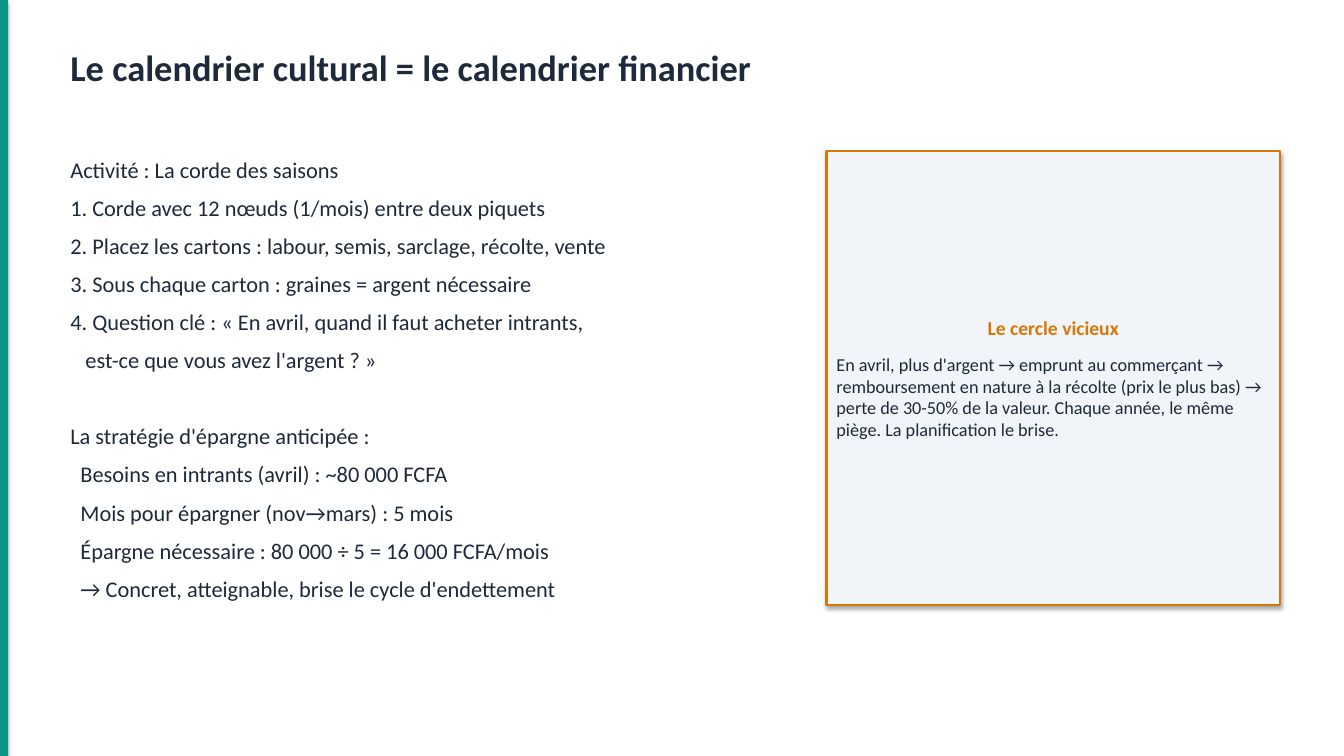
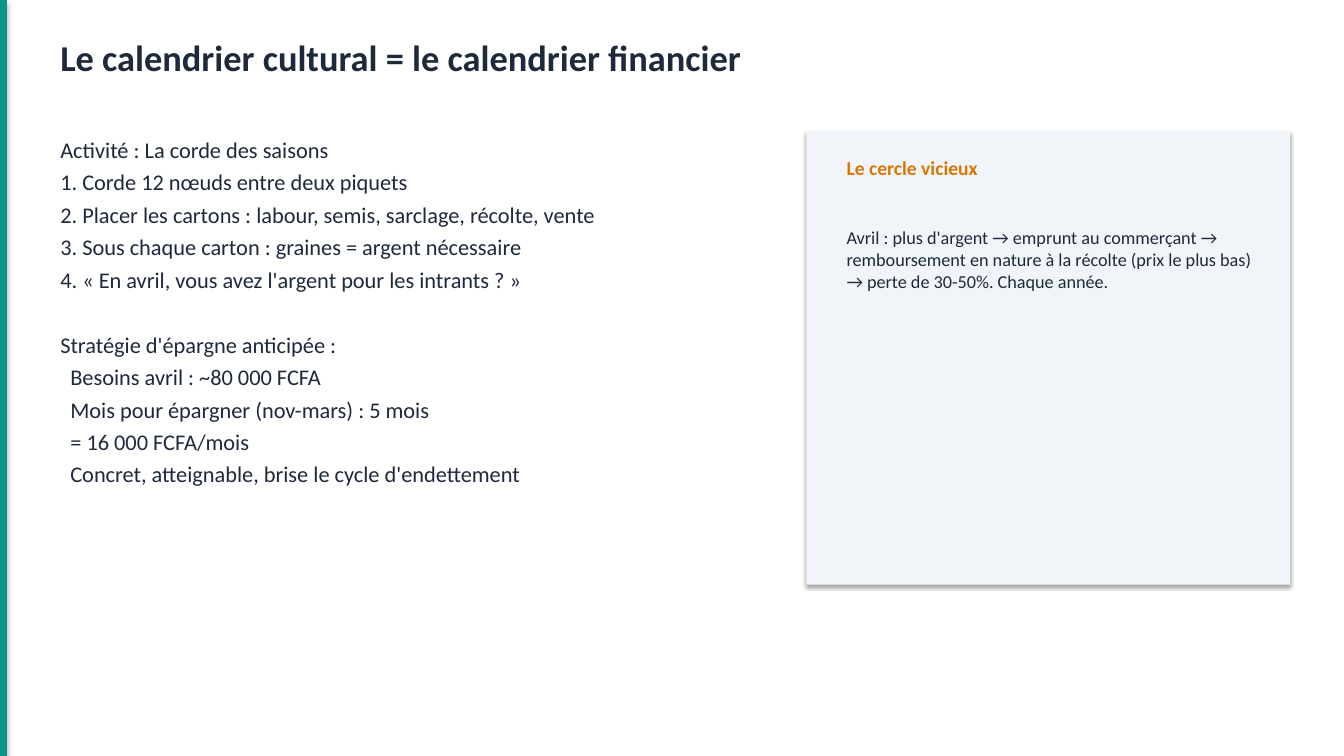
Before and after one commit to Louistatch/portefolio, a slide deck: slide 25 of TOF-FIN-01_Gestion_Financiere_Paysanne.pptx (slide 26 before the commit). Drawn at 1344x756 pixels with LibreOffice and Linux fonts; fonts in the diff are those of the drawing. Boxes give left, top, right and bottom in pixels: in the first picture for what was removed or moved away, otherwise in the second. Text is boxed around its words. In the diff, an @@ line names an element or a change of style, - is before the commit and + after.

```diff
--- a/TOF-FIN-01_Gestion_Financiere_Paysanne.pptx
+++ b/TOF-FIN-01_Gestion_Financiere_Paysanne.pptx
@@ text "Le calendrier cultural = le ...": place and size @@
-text "Le calendrier cultural = le ..." at [70, 55, 751, 82]
+text "Le calendrier cultural = le ..." at [60, 45, 741, 72]
@@ text "Activité : La corde des ...": place and size @@
-text "Activité : La corde des ..." at [70, 162, 606, 601]
+text "Activité : La corde des ..." at [60, 142, 595, 486]
@@ text at [60, 142, 521, 259]: less space between paragraphs @@
@@ rectangle added at [807, 131, 1291, 585], fill #F1F5F9 @@
@@ text at [60, 174, 595, 227]: text changed @@
-1. Corde avec 12 nœuds (1/mois) entre deux piquets
-2. Placez les cartons : labour, semis, sarclage, récolte, vente
+1. Corde 12 nœuds entre deux piquets
+2. Placer les cartons : labour, semis, sarclage, récolte, vente
@@ text added at [847, 161, 978, 175], 14 pt, text #D97706, bold @@
+Le cercle vicieux
@@ text "Avril : plus d'argent → ...": place and size @@
-text "Avril : plus d'argent → ..." at [827, 151, 1280, 605]
+text "Avril : plus d'argent → ..." at [847, 231, 1251, 291]
@@ text "Avril : plus d'argent → ..." at [847, 231, 1251, 291]: vertical alignment middle to top; fill #F1F5F9 to none; outline #D97706 1.5 pt to none; shadow off @@
@@ text at [847, 231, 1251, 291]: text changed @@
-Le cercle vicieux
-En avril, plus d'argent → emprunt au commerçant → remboursement en nature à la récolte (prix le plus bas) → perte de 30-50% de la valeur. Chaque année, le même piège. La planification le brise.
+Avril : plus d'argent → emprunt au commerçant → remboursement en nature à la récolte (prix le plus bas) → perte de 30-50%. Chaque année.
@@ text at [60, 272, 520, 486]: text changed @@
-4. Question clé : « En avril, quand il faut acheter intrants,
-est-ce que vous avez l'argent ? »
-La stratégie d'épargne anticipée :
-Besoins en intrants (avril) : ~80 000 FCFA
-Mois pour épargner (nov→mars) : 5 mois
-Épargne nécessaire : 80 000 ÷ 5 = 16 000 FCFA/mois
-→ Concret, atteignable, brise le cycle d'endettement
+4. « En avril, vous avez l'argent pour les intrants ? »
+Stratégie d'épargne anticipée :
+Besoins avril : ~80 000 FCFA
+Mois pour épargner (nov-mars) : 5 mois
+= 16 000 FCFA/mois
+Concret, atteignable, brise le cycle d'endettement
```
Also in this commit, not shown: 47 other slides changed, 1 slide removed, 1 other file.
